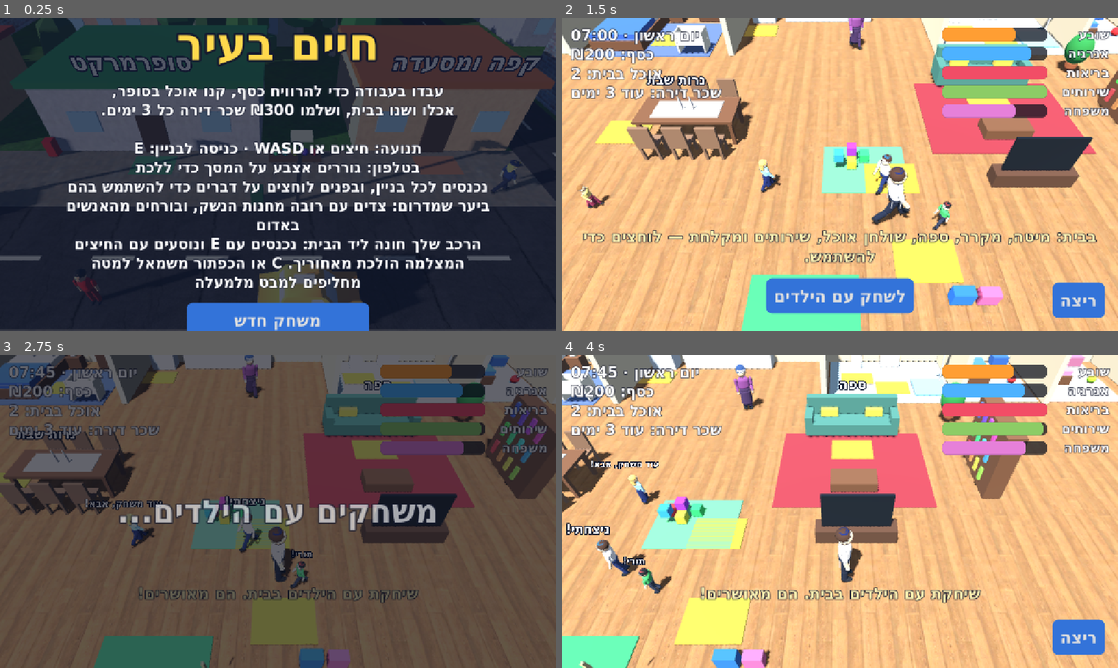
Above: before the commit, frames 1-4 (two rows, left to right).
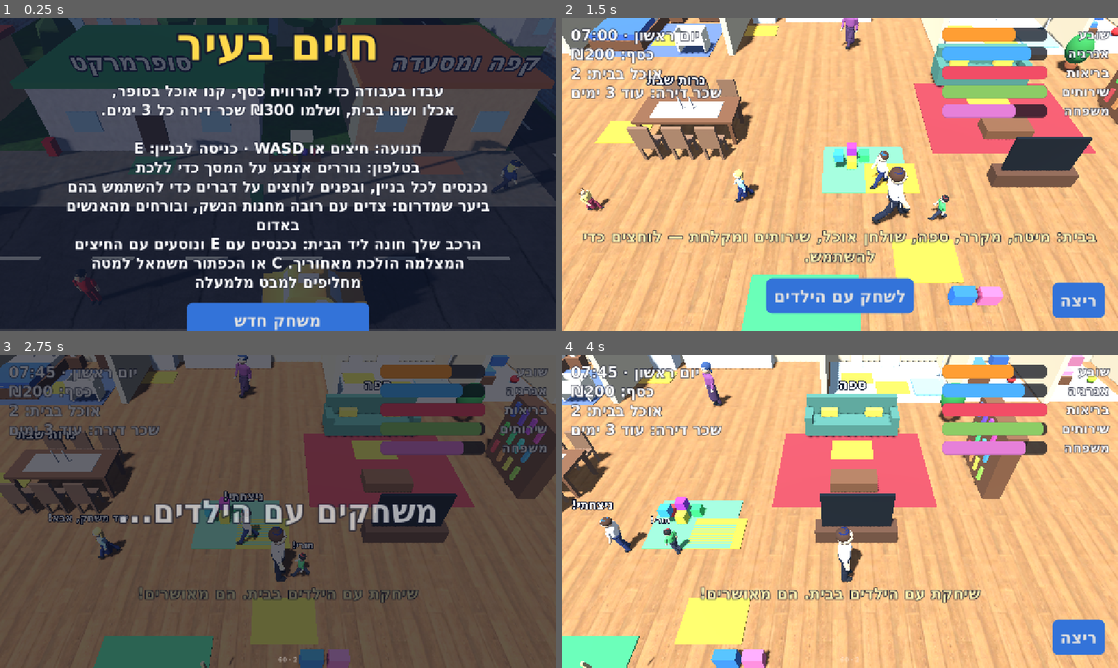
Above: after the commit, the same moments.

Repository: garyjoe/shneyor-games
Game: Godot game, scene res://main.tscn
Same seed, same stepped clock (60 frames per second), same inputs: the game is played once before the commit and once after it.
Inputs (mouse positions are in pixels of both pictures, inside the frame that each line leads up to):
- Up to frame 1 (0.25 s): no input
- Up to frame 2 (1.5 s): click "משחק חדש" at 0.5 s; tap Enter at 1.25 s; move the mouse to (962, 158) at 1.27 s; hold Right (ui_right) from 1.28 s (still down); hold Shift from 1.28 s (still down); click (962, 158) at 1.42 s
- Up to frame 3 (2.75 s): tap Space at 1.52 s; release Right (ui_right) at 2 s; release Shift at 2 s; drag from (166, 527) to (250, 574) at 2.02 s
- Up to frame 4 (4 s): move the mouse to (895, 442) at 2.77 s; hold Right (ui_right) 2.78-3.5 s; tap 1 at 2.85 s; click (895, 442) at 2.92 s; drag from (812, 574) to (673, 464) at 3.52 s

The runs differ from the first frame. In frame 1, 0.7% of the frame differs, in the area x 0-100%, y 0-92%; in frame 2, 3.3%; in frame 3, 2.5%; in frame 4, 5.3%, in the area x 0-100%, y 0-100%.

Commit message:
Life City: smoother play, your own parking lot, footprints, quieter steps
- Smoothing between physics ticks now applies only to the player and
  their own car; the pine forest is baked into a few meshes; the 3D
  picture is capped at about 900 lines on sharp screens; no MSAA; quality
  steps down faster on a slow device and is remembered. A small frame
  rate readout sits at the bottom of the screen.
- Every car you buy stays yours and waits in your own parking lot next
  to the car lot, where you can switch between them.
- You leave footprints outdoors, and the footstep sound is much softer.

Co-Authored-By: Claude Fable 5.2 <noreply@anthropic.com>
Claude-Session: https://claude.ai/code/session_01Dt6dxQhnMkF2JMR9WrQUqG

Diff:
--- a/games/life-city/main.gd
+++ b/games/life-city/main.gd
@@ -284,6 +284,9 @@
 var atv_rider: Node3D
 var fov_kick := 0.0
 const ATV := 4
+const PARK := Vector3(-52, 0, 11)    # your own parking lot, next to the car lot
+var owned: Array[bool] = [true, false, false, false, false]
+var parked: Array[Node3D] = []
 const HILL_H := 5.0                  # how high the hill farm stands above the town
 var hill_me := false                 # you joined the hill boys: big kippah, sidelocks, hoodie
 var entered_from := Vector3.ZERO
@@ -299,8 +302,13 @@
 var cam_yaw := PI                  # which way the camera looks (PI = north, as the overhead view does)
 var cam_button: Button
 var quality := 2                     # drops by itself on a slow device: 1 = no shadows, 0 = also lower resolution
+var slow_strikes := 0
 var fps_time := 0.0
 var fps_frames := 0
+var prints: Array[MeshInstance3D] = []   # your last footprints; the oldest is reused
+var print_next := 0
+var pine_groups := {}
+var fps_label: Label
 var paint_mat: StandardMaterial3D   # one shared material for everything that is merged; colours live in the mesh
 var tex_cache := {}
 var model_cache := {}
@@ -376,6 +384,8 @@
 
 
 func _ready() -> void:
+	# Smoothing between physics ticks is costly per node, so only you and your own car get it.
+	physics_interpolation_mode = Node.PHYSICS_INTERPOLATION_MODE_OFF
 	rng.randomize()
 	bidi = TextServerManager.get_primary_interface().has_feature(TextServer.FEATURE_BIDI_LAYOUT)
 	font = load("res://font.ttf")
@@ -386,7 +396,17 @@
 	_build_car_effects()
 	_build_lights()
 	_build_hill_farm()
+	_build_parking()
 	_merge_static()
+	var gfx := ConfigFile.new()
+	if gfx.load("user://life-city-gfx.cfg") == OK:
+		quality = clampi(int(gfx.get_value("gfx", "quality", 2)), 0, 2)     # what this device managed last time
+	fps_label = Label.new()
+	fps_label.add_theme_font_size_override("font_size", 14)
+	fps_label.modulate = Color(1, 1, 1, 0.45)
+	fps_label.set_anchors_and_offsets_preset(Control.PRESET_CENTER_BOTTOM, Control.PRESET_MODE_MINSIZE, 4)
+	fps_label.mouse_filter = Control.MOUSE_FILTER_IGNORE
+	hud.add_child(fps_label)
 	get_window().size_changed.connect(_layout)
 	_layout()
 	_apply_daylight()
@@ -756,6 +776,7 @@
 
 func _build_player() -> void:
 	player = CharacterBody3D.new()
+	player.physics_interpolation_mode = Node.PHYSICS_INTERPOLATION_MODE_ON
 	var cs := CollisionShape3D.new()
 	var cap := CapsuleShape3D.new()
 	body_shape = cap
@@ -1179,10 +1200,19 @@
 				_add_action("בדיקה וטיפול מלא · ₪60", _treat.bind(60, 100.0, 1.0))
 				_add_action("ויטמינים · ₪20", _treat.bind(20, 25.0, 0.25))
 			"dealer":
-				panel_text.text = _h("הרכב שלך: %s. רכב חדש מחליף אותו ומגיע עם מכל מלא." % CARS[car_model]["name"])
+				panel_text.text = _h("אתה נוהג עכשיו ב: %s. כל רכב שתקנה נשאר שלך, והשאר מחכים בחנייה שלך." % CARS[car_model]["name"])
 				for k in range(1, CARS.size()):
-					if k != car_model:
+					if not owned[k]:
 						_add_action("%s · %s · ₪%d" % [CARS[k]["name"], CARS[k]["note"], CARS[k]["price"]], _buy_car.bind(k))
+			"parking":
+				panel_text.text = _h("החנייה שלך. אתה נוהג עכשיו ב: %s." % CARS[car_model]["name"])
+				var more := false
+				for k in CARS.size():
+					if owned[k] and k != car_model:
+						more = true
+						_add_action("לקחת את: %s" % CARS[k]["name"], _take_car.bind(k))
+				if not more:
+					panel_text.text += "\n" + _h("עוד אין לך רכבים נוספים. קונים במגרש הרכבים ליד.")
 			"gun_counter":
 				panel_text.text = _h(("יש לך רובה ציד · כדורים: %d" % ammo) if has_rifle else "כדי לצוד ביער צריך רובה ציד וכדורים")
 				if not has_rifle:
@@ -1283,6 +1313,7 @@
 			if step_t <= 0.0:
 				step_t = 0.36
 				_play("step")
+				_footprint()
 	_animate(me, input.length_squared() > 0.01, delta * (1.6 if running else 1.0))
 	reach = maxf(reach - delta, 0.0)
 	if reach > 0.0:
@@ -1324,19 +1355,24 @@
 
 func _process(delta: float) -> void:
 	# If the device cannot keep up, give up the costly extras rather than stutter.
-	if state == State.PLAY and quality > 0:
-		fps_time += delta
-		fps_frames += 1
-		if fps_time >= 4.0:
-			if fps_frames / fps_time < 27.0:
+	fps_time += delta
+	fps_frames += 1
+	if fps_time >= 2.5:
+		var fps := fps_frames / fps_time
+		fps_label.text = "%d · %d" % [int(fps), quality]
+		if state == State.PLAY and quality > 0 and fps < 40.0 and slow_strikes >= 0:
+			slow_strikes += 1
+			if slow_strikes >= 2:                # two slow spells in a row, not one hiccup
+				slow_strikes = 0
 				quality -= 1
-				if quality == 1:
-					sun.shadow_enabled = false
-					get_viewport().msaa_3d = Viewport.MSAA_DISABLED
-				else:
-					get_viewport().scaling_3d_scale = 0.7
-			fps_time = 0.0
-			fps_frames = 0
+				_apply_quality()
+				var keep := ConfigFile.new()
+				keep.set_value("gfx", "quality", quality)
+				keep.save("user://life-city-gfx.cfg")
+		else:
+			slow_strikes = 0
+		fps_time = 0.0
+		fps_frames = 0
 	var view := get_viewport().get_visible_rect().size
 	var portrait := view.y > view.x
 	shake = maxf(shake - delta * 2.2, 0.0)
@@ -1444,6 +1480,7 @@
 # ---------------------------------------------------------- game states ----
 
 func _new_game() -> void:
+	owned.assign([true, false, false, false, false])
 	hill_me = false
 	hill_gear.visible = false
 	day = 1
@@ -1507,6 +1544,11 @@
 	has_rifle = bool(cfg.get_value("life", "rifle", false))
 	has_can = bool(cfg.get_value("life", "can", false))
 	hill_me = bool(cfg.get_value("life", "hill_me", false))
+	var had: Array = cfg.get_value("life", "owned", [])
+	for k in owned.size():
+		owned[k] = k == 0 or (k < had.size() and bool(had[k]))
+	owned[car_model] = true
+	_show_parked()
 	hill_gear.visible = hill_me
 	_set_car_model(clampi(int(cfg.get_value("life", "car_model", 0)), 0, CARS.size() - 1))
 	ammo = int(cfg.get_value("life", "ammo", 0))
@@ -1554,7 +1596,7 @@
 			["rifle", has_rifle], ["ammo", ammo], ["fuel", fuel], ["parcels", parcels], ["rent_owed", rent_owed],
 			["guitar", has_guitar], ["skill", skill], ["last_show", last_show_day], ["known", _known_levels()], ["bladder", bladder], ["family", family_joy], ["candles", candles_day], ["kiddush", kiddush_day],
 			["car_x", car.position.x], ["car_z", car.position.z], ["car_rot", car_heading], ["car_damage", car_damage],
-			["can", has_can], ["car_model", car_model], ["hill_me", hill_me]]:
+			["can", has_can], ["car_model", car_model], ["hill_me", hill_me], ["owned", owned]]:
 		cfg.set_value("life", pair[0], pair[1])
 	cfg.save(SAVE_PATH)
 
@@ -1816,6 +1858,7 @@
 	var win := get_window()
 	var portrait := win.size.y > win.size.x
 	win.content_scale_size = Vector2i(720, 1280) if portrait else Vector2i(1280, 720)
+	_apply_quality()
 	var width := 660.0 if portrait else 760.0
 	panel.custom_minimum_size.x = width
 	overlay_text.custom_minimum_size.x = width if portrait else 1000.0
@@ -1932,7 +1975,7 @@
 		"thump": _tone(95, 45, 0.22, 0.7, 0.55),
 		"skid": _tone(950, 700, 0.35, 0.22, 0.9),
 		"honk": _tone(430, 430, 0.4, 0.35),
-		"step": _tone(160, 90, 0.06, 0.13, 0.8),
+		"step": _tone(110, 70, 0.05, 0.035, 0.35),      # a soft pad, barely there
 	}
 	for key: String in defs:
 		var p := AudioStreamPlayer.new()
@@ -2101,7 +2144,7 @@
 			_swim()
 		"beach":
 			_beach()
-		"farm", "hill":
+		"farm", "hill", "parking":
 			_open_panel(p)
 		"play_home":
 			_play_home()
@@ -2331,12 +2374,16 @@
 	var trunk_body := _solid(Vector3(0.6, 2.0, 0.6), pos + Vector3(0, 1.0, 0))
 	var ready := _model("nature/" + PINE_TREES[rng.randi() % PINE_TREES.size()])
 	if ready != null:
-		trunk_body.set_meta("tree", ready)
-		ready.position = pos
-		ready.rotation.y = rng.randf() * TAU
-		ready.scale = Vector3(1.25, 1.0, 1.25) * (h + 1.2) / 1.6
-		_regreen(ready, Color.from_hsv(rng.randf_range(0.3, 0.38), 0.65, rng.randf_range(0.28, 0.42)))
-		_limit(ready, 140.0)
+		# Baked into one big mesh per patch of forest: hundreds of separate trees were too much to draw.
+		remove_child(ready)
+		trunk_body.set_meta("tree_at", pos)
+		var place := Transform3D(Basis.from_euler(Vector3(0, rng.randf() * TAU, 0)).scaled(Vector3(1.25, 1.0, 1.25) * (h + 1.2) / 1.6), pos)
+		var green := Color.from_hsv(rng.randf_range(0.3, 0.38), 0.65, rng.randf_range(0.28, 0.42))
+		var key := "%d|%d" % [int(floor(pos.x / 45.0)), int(floor(pos.z / 45.0))]
+		if not pine_groups.has(key):
+			pine_groups[key] = _new_parts()
+		_bake(pine_groups[key], ready, place, green)
+		ready.free()
 		return
 	_box(Vector3(0.35, 1.4, 0.35), pos + Vector3(0, 0.7, 0), _mat(Color(0.33, 0.22, 0.13)))
 	var cone := CylinderMesh.new()
@@ -2722,6 +2769,7 @@
 		car.queue_free()
 	car_model = model
 	car = _make_car(CARS[model]["color"], CARS[model]["model"])
+	car.physics_interpolation_mode = Node.PHYSICS_INTERPOLATION_MODE_ON
 	atv_rider = null
 	if model == ATV:
 		# On the ATV you can see yourself riding.
@@ -2744,6 +2792,8 @@
 	car.add_child(block)
 	car.position = pos
 	car.rotation.y = car_heading
+	owned[model] = true
+	_show_parked()
 
 
 func _build_cars() -> void:
@@ -2965,6 +3015,9 @@
 		_car_parts(their.position + Vector3(0, 0.9, 0), -normal, impact)
 	if other != null and other.has_meta("tree"):
 		_shake_tree(other.get_meta("tree"), -normal, impact)
+	elif other != null and other.has_meta("tree_at"):
+		_play("crack")
+		_leaf_burst(other.get_meta("tree_at"), impact)
 	car_vel += normal * impact * 0.35                 # bounce back off it
 	if impact > 8.0:
 		_hit_stop(0.09 if impact < 13.0 else 0.16)
@@ -3696,10 +3749,11 @@
 		_play("no")
 		return
 	money -= price
+	owned[model] = true
 	_set_car_model(model)
 	fuel = 100.0
 	_play("pay")
-	_toast("קנית %s! היא מחכה לך במקום שבו חנה הרכב הקודם." % CARS[model]["name"])
+	_toast("קנית %s! הרכב הקודם שלך עבר לחנייה שלך, ליד מגרש הרכבים." % CARS[model]["name"])
 	_save()
 	_refresh_panel()
 
@@ -5558,28 +5612,7 @@
 	sway.tween_property(tree, "rotation", Vector3(-tilt.x * 0.6, yaw, -tilt.z * 0.6), 0.22)
 	sway.tween_property(tree, "rotation", Vector3(tilt.x * 0.3, yaw, tilt.z * 0.3), 0.22)
 	sway.tween_property(tree, "rotation", Vector3(0, yaw, 0), 0.3)
-	var leaves := CPUParticles3D.new()
-	var leaf := BoxMesh.new()
-	leaf.size = Vector3(0.16, 0.02, 0.1)
-	leaf.material = _mat(Color(0.3, 0.55, 0.2))
-	leaves.mesh = leaf
-	leaves.amount = int(clampf(impact * 5.0, 25.0, 90.0))
-	leaves.one_shot = true
-	leaves.explosiveness = 0.9
-	leaves.lifetime = 2.4
-	leaves.emission_shape = CPUParticles3D.EMISSION_SHAPE_SPHERE
-	leaves.emission_sphere_radius = 1.6
-	leaves.direction = Vector3.UP
-	leaves.spread = 180.0
-	leaves.initial_velocity_min = 0.5
-	leaves.initial_velocity_max = 3.0
-	leaves.gravity = Vector3(0, -3.2, 0)
-	leaves.angular_velocity_min = -300.0
-	leaves.angular_velocity_max = 300.0
-	leaves.position = tree.position + Vector3(0, 3.6, 0)
-	add_child(leaves)
-	leaves.emitting = true
-	get_tree().create_timer(3.2).timeout.connect(leaves.queue_free)
+	_leaf_burst(tree.position, impact)
 
 
 ## Little yellow stars that circle the head of someone who has been knocked over.
@@ -6065,11 +6098,16 @@
 
 
 ## Add one mesh, moved by `xf`, to the arrays of a bigger mesh that is being put together.
-func _append_mesh(into: Array, mesh: Mesh, xf: Transform3D, color: Color) -> void:
-	var arrays := mesh.surface_get_arrays(0)
+func _append_mesh(into: Array, mesh: Mesh, xf: Transform3D, color: Color, surface: int = 0) -> void:
+	var arrays := mesh.surface_get_arrays(surface)
 	var verts: PackedVector3Array = arrays[Mesh.ARRAY_VERTEX]
 	var normals: PackedVector3Array = arrays[Mesh.ARRAY_NORMAL]
-	var index: PackedInt32Array = arrays[Mesh.ARRAY_INDEX]
+	var index := PackedInt32Array()
+	if arrays[Mesh.ARRAY_INDEX] != null:
+		index = arrays[Mesh.ARRAY_INDEX]
+	else:
+		for k in verts.size():
+			index.append(k)
 	var base: int = into[0].size()
 	var turn := xf.basis.inverse().transposed()
 	for k in verts.size():
@@ -6146,6 +6184,11 @@
 			remove_child(mi)
 			mi.free()
 		add_child(_finish_mesh(group[0], group[1]))
+	for key: String in pine_groups:
+		var wood := _finish_mesh(pine_groups[key], _paint())
+		wood.visibility_range_end = 190.0
+		add_child(wood)
+	pine_groups.clear()
 
 
 # ------------------------------------------------------------ the hill ----
@@ -6328,3 +6371,136 @@
 	patrol_back = true
 	var away := patrol_car.position.x + (70.0 if patrol_car.position.x < 20.0 else -70.0)
 	patrol_path.assign([Vector3(patrol_car.position.x, 0, 2.5), Vector3(away, 0, 2.5)])
+
+
+func _leaf_burst(at: Vector3, impact: float) -> void:
+	var leaves := CPUParticles3D.new()
+	var leaf := BoxMesh.new()
+	leaf.size = Vector3(0.16, 0.02, 0.1)
+	leaf.material = _mat(Color(0.3, 0.55, 0.2))
+	leaves.mesh = leaf
+	leaves.amount = int(clampf(impact * 5.0, 25.0, 90.0))
+	leaves.one_shot = true
+	leaves.explosiveness = 0.9
+	leaves.lifetime = 2.4
+	leaves.emission_shape = CPUParticles3D.EMISSION_SHAPE_SPHERE
+	leaves.emission_sphere_radius = 1.6
+	leaves.direction = Vector3.UP
+	leaves.spread = 180.0
+	leaves.initial_velocity_min = 0.5
+	leaves.initial_velocity_max = 3.0
+	leaves.gravity = Vector3(0, -3.2, 0)
+	leaves.angular_velocity_min = -300.0
+	leaves.angular_velocity_max = 300.0
+	leaves.position = at + Vector3(0, 3.6, 0)
+	add_child(leaves)
+	leaves.emitting = true
+	get_tree().create_timer(3.2).timeout.connect(leaves.queue_free)
+
+
+## Add every piece of a model to a mesh that is being put together; the kit's turquoise leaves become `green`.
+func _bake(into: Array, node: Node, xf: Transform3D, green: Color) -> void:
+	var here := xf
+	if node is Node3D:
+		here = xf * (node as Node3D).transform
+	var mi := node as MeshInstance3D
+	if mi != null and mi.mesh != null:
+		for k in mi.mesh.get_surface_count():
+			var was := mi.mesh.surface_get_material(k) as BaseMaterial3D
+			var color := Color(0.4, 0.28, 0.18)
+			if was != null:
+				color = green if was.albedo_color.b > was.albedo_color.r * 1.15 else was.albedo_color
+			_append_mesh(into, mi.mesh, here, color, k)
+	for child in node.get_children():
+		_bake(into, child, here, green)
+
+
+## quality 2: shadows. 1: no shadows. 0: also a shorter view and a softer picture.
+## On a sharp screen the 3D picture is drawn at no more than about 900 lines; the text stays crisp.
+func _apply_quality() -> void:
+	if sun == null:
+		return
+	var tall := float(mini(get_window().size.x, get_window().size.y))
+	var sharp := clampf(900.0 / maxf(tall, 1.0), 0.5, 1.0)
+	sun.shadow_enabled = quality >= 2
+	get_viewport().scaling_3d_scale = sharp * (1.0 if quality >= 1 else 0.75)
+	cam.far = 225.0 if quality >= 1 else 150.0
+	env.fog_depth_end = 200.0 if quality >= 1 else 135.0
+	env.fog_depth_begin = 80.0 if quality >= 1 else 50.0
+
+
+# ------------------------------------------------------------- parking ----
+
+func _build_parking() -> void:
+	_box(Vector3(15.5, 0.06, 7.0), PARK + Vector3(0, 0.03, 0), _tex("asphalt", Color(0.3, 0.31, 0.34), 0.22))
+	for k in CARS.size() + 1:
+		_box(Vector3(0.12, 0.02, 5.2), PARK + Vector3(-6.75 + k * 2.7, 0.07, 0.3), _mat(Color(0.95, 0.95, 0.95)))
+	_sign("החנייה שלי", PARK + Vector3(0, 4.0, 3.6), 80)
+	for sx: float in [-6.5, 6.5]:
+		_box(Vector3(0.2, 3.8, 0.2), PARK + Vector3(sx, 1.9, 3.6), _mat(Color(0.2, 0.2, 0.22)))
+	for k in CARS.size():
+		var spare := _make_car(CARS[k]["color"], CARS[k]["model"])
+		if k == JEEP:
+			spare.scale = Vector3(1.08, 1.25, 1.0)
+		spare.position = PARK + Vector3(-5.4 + k * 2.7, 0, 0.3)
+		spare.rotation.y = PI
+		var body := _solid(Vector3(1.9, 1.6, 4.2), Vector3(0, 0.8, 0))
+		body.reparent(spare, false)
+		spare.visible = false
+		parked.append(spare)
+	_box(Vector3(2.4, 0.05, 1.4), PARK + Vector3(0, 0.09, -3.9), _mat(Color(0.95, 0.75, 0.2)))
+	var lot := Place.new()
+	lot.key = "parking"
+	lot.title = "החנייה שלי"
+	lot.prompt = "להחליף רכב"
+	lot.door = PARK + Vector3(0, 0, -3.9)
+	places.append(lot)
+	_show_parked()
+
+
+## The cars you own but are not driving wait in their bays.
+func _show_parked() -> void:
+	for k in parked.size():
+		var here: bool = owned[k] and k != car_model
+		parked[k].visible = here
+		for child in parked[k].get_children():
+			if child is StaticBody3D:
+				(child.get_child(0) as CollisionShape3D).disabled = not here
+
+
+func _take_car(model: int) -> void:
+	_close_panel()
+	if _shabbat_block():
+		return
+	if driving:
+		_toast("קודם יוצאים מהרכב.")
+		return
+	_set_car_model(model)
+	_play("door")
+	_toast("לקחת את %s. הרכב הקודם חונה עכשיו בחנייה." % CARS[model]["name"])
+	_save()
+
+
+## You leave a trail of footprints outdoors: left, right, left... The oldest fade away as new ones appear.
+func _footprint() -> void:
+	if inside:
+		return
+	if prints.size() < 60:
+		var mesh := BoxMesh.new()
+		mesh.size = Vector3(0.13, 0.012, 0.3)
+		var mat := _mat(Color(0.12, 0.1, 0.08, 0.55))
+		mat.transparency = BaseMaterial3D.TRANSPARENCY_ALPHA
+		mat.shading_mode = BaseMaterial3D.SHADING_MODE_UNSHADED
+		var made := MeshInstance3D.new()
+		made.mesh = mesh
+		made.material_override = mat
+		made.cast_shadow = GeometryInstance3D.SHADOW_CASTING_SETTING_OFF
+		add_child(made)
+		prints.append(made)
+	var mark := prints[print_next % prints.size()]
+	var side := 0.13 if print_next % 2 == 0 else -0.13
+	print_next += 1
+	var turn := me.root.rotation.y
+	var right := Vector3(cos(turn), 0, -sin(turn))
+	mark.position = player.position + right * side + Vector3(0, 0.1, 0)
+	mark.rotation.y = turn
--- a/games/life-city/project.godot
+++ b/games/life-city/project.godot
@@ -23,9 +23,9 @@
 
 renderer/rendering_method="gl_compatibility"
 renderer/rendering_method.mobile="gl_compatibility"
-anti_aliasing/quality/msaa_3d=1
 
 [physics]
 
 common/physics_interpolation=true
+common/max_physics_steps_per_frame=3
 3d/physics_engine="Jolt Physics"
